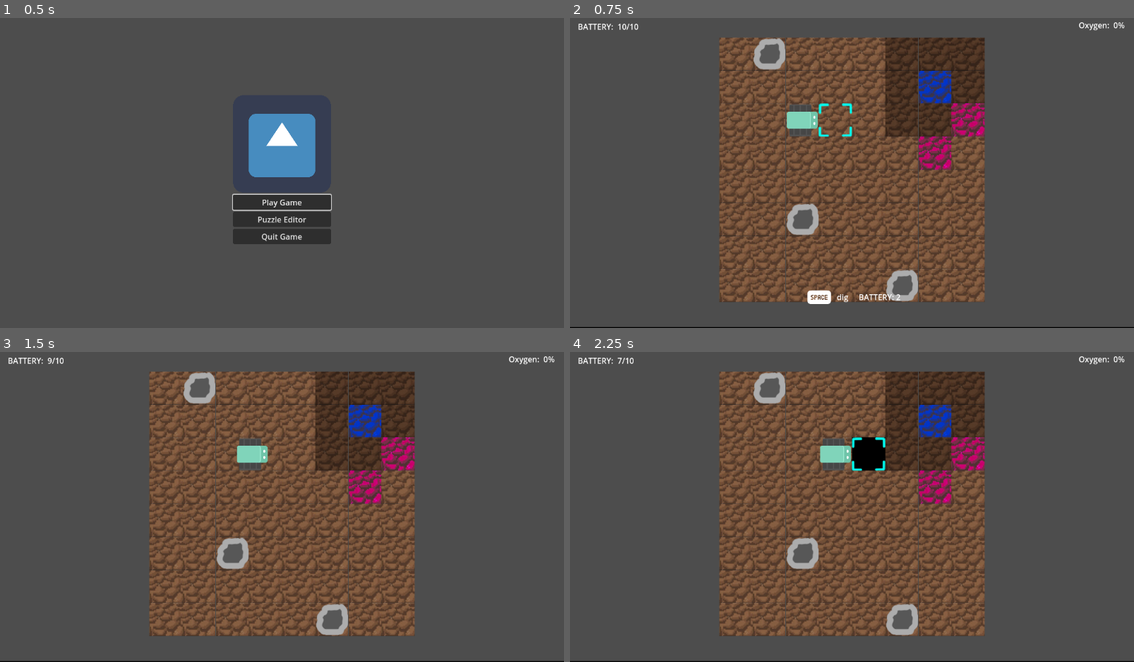
Above: before the commit, frames 1-4 (two rows, left to right).
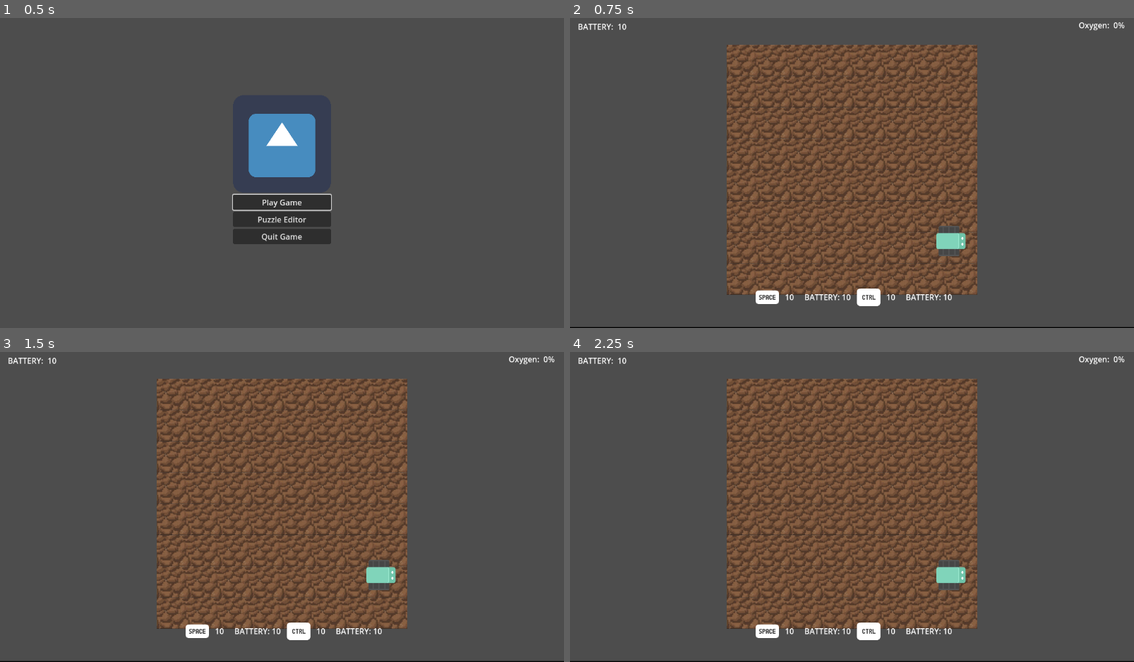
Above: after the commit, the same moments.

Repository: bardunbar/galway-game-jam-23
Game: Godot game, scene res://screens/main_menu/main_menu_scene.tscn
Two runs of this game, one before a commit and one after it. Both use one fixed random seed, a clock stepped at 60 frames per second and the inputs below. The engine's default icon, where the game draws it, is replaced by a stand-in: a white triangle on a blue panel in a dark square.
Inputs (mouse positions are in pixels of both pictures, inside the frame that each line leads up to):
- Up to frame 1 (0.5 s): no input
- Up to frame 2 (0.75 s): click "Play Game" at 0.5 s
- Up to frame 3 (1.5 s): tap Enter at 1.25 s; move the mouse to (406, 488) at 1.27 s; press the mouse at (406, 488) at 1.28 s; hold Right (move_right) from 1.28 s (still down)
- Up to frame 4 (2.25 s): tap Space (Action_1) at 2, 2.1 s; move the mouse to (739, 519) at 2.02 s; release Right (move_right) at 2.03 s; release the mouse at (739, 519) at 2.03 s; hold Down (move_down) from 2.03 s (still down)

Frame 1 is identical in both runs. In frame 2, 22% of the frame differs, in the area x 10-74%, y 1-93%; in frame 3, 22%; in frame 4, 22%, in the area x 8-74%, y 1-93%.
Error before the commit: Invalid call. Nonexistent function 'update_oxygen_level' in base 'Node2D (Grid)'. (res://screens/game/game_script.gd:34)
Error after the commit: Trying to assign value of type 'Node2D' to a variable of type 'player.gd'. (res://screens/game/game_script.gd:9)

Commit message:
Start of tile changing

Diff:
--- a/project/project.godot
+++ b/project/project.godot
@@ -65,6 +65,11 @@
 "events": [Object(InputEventKey,"resource_local_to_scene":false,"resource_name":"","device":-1,"window_id":0,"alt_press …(195 unchanged characters)…
 ]
 }
+mouse_down={
+"deadzone": 0.2,
+"events": [Object(InputEventMouseButton,"resource_local_to_scene":false,"resource_name":"","device":-1,"window_id":0,"alt_pressed":false,"shift_pressed":false,"ctrl_pressed":false,"meta_pressed":false,"button_mask":0,"position":Vector2(0, 0),"global_position":Vector2(0, 0),"factor":1.0,"button_index":1,"canceled":false,"pressed":false,"double_click":false,"script":null)
+]
+}
 
 [rendering]
 
--- a/project/screens/game/Player.tscn
+++ b/project/screens/game/Player.tscn
@@ -4,6 +4,21 @@
 [ext_resource type="Texture2D" uid="uid://dxu06wcr35n26" path="res://assets/textures/spritesheet_robotsTop.png" id="1_24xae"]
 [ext_resource type="AudioStream" uid="uid://cmiatyat7irk6" path="res://assets/sounds/sfx/interact.ogg" id="3_qk4c7"]
 [ext_resource type="AudioStream" uid="uid://d0yej8xaw17en" path="res://assets/sounds/sfx/low_on_battery.ogg" id="4_64xwq"]
+
+[sub_resource type="Animation" id="Animation_5unck"]
+length = 0.001
+tracks/0/type = "value"
+tracks/0/imported = false
+tracks/0/enabled = true
+tracks/0/path = NodePath("Sprite2D:modulate")
+tracks/0/interp = 1
+tracks/0/loop_wrap = true
+tracks/0/keys = {
+"times": PackedFloat32Array(0),
+"transitions": PackedFloat32Array(1),
+"update": 0,
+"values": [Color(1, 1, 1, 1)]
+}
 
 [sub_resource type="Animation" id="Animation_24xae"]
 resource_name = "low_on_battery"
@@ -20,21 +35,6 @@
 "transitions": PackedFloat32Array(1, 1, 1),
 "update": 0,
 "values": [Color(1, 1, 1, 1), Color(1, 0, 0, 1), Color(1, 1, 1, 1)]
-}
-
-[sub_resource type="Animation" id="Animation_5unck"]
-length = 0.001
-tracks/0/type = "value"
-tracks/0/imported = false
-tracks/0/enabled = true
-tracks/0/path = NodePath("Sprite2D:modulate")
-tracks/0/interp = 1
-tracks/0/loop_wrap = true
-tracks/0/keys = {
-"times": PackedFloat32Array(0),
-"transitions": PackedFloat32Array(1),
-"update": 0,
-"values": [Color(1, 1, 1, 1)]
 }
 
 [sub_resource type="AnimationLibrary" id="AnimationLibrary_5unck"]
--- a/project/screens/game/game_scene.tscn
+++ b/project/screens/game/game_scene.tscn
@@ -23,6 +23,7 @@
 
 [node name="Player" parent="." instance=ExtResource("5_6vlqa")]
 position = Vector2(202, 146)
+script = null
 
 [node name="Camera2D" type="Camera2D" parent="."]
 position_smoothing_enabled = true
--- a/project/screens/game/grid/grid.gd
+++ b/project/screens/game/grid/grid.gd
@@ -10,6 +10,8 @@
 
 var game: GameScript
 var current_tiles: Array[Array]
+
+signal on_mouse_entered_tile(tile:Tile)
 
 func make_random_tiles(num_tiles: int, tile_action: TileGlobals.TILE_TYPE):
 	for i in range(num_tiles):
@@ -113,6 +115,7 @@
 				tile = current_tiles[i][j]
 			if tile == null:
 				tile = tile_class.instantiate() as Tile
+				tile.connect("on_mouse_entered_tile", _on_mouse_entered_tile)
 				current_tiles[i].append(tile)
 				add_child(tile)
 			tile.position.x = (tile_size * (j + 0.5))
@@ -130,3 +133,6 @@
 
 func get_grid_tile_height():
 	return grid_height * tile_size
+
+func _on_mouse_entered_tile(tile:Tile):
+	on_mouse_entered_tile.emit(tile)
--- a/project/screens/game/grid/tile.gd
+++ b/project/screens/game/grid/tile.gd
@@ -1,5 +1,5 @@
 class_name Tile
-extends Node2D
+extends Area2D
 
 @onready var current_texture_component: Sprite2D = $CurrentTexture
 @onready var highlight_texture_component: Sprite2D = $HighlightTexture
@@ -19,6 +19,8 @@
 var current_state: TileGlobals.TILE_TYPE
 var pending_actions: Array[TileGlobals.TILE_ACTION]
 
+signal on_mouse_entered_tile(tile:Tile)
+
 func blink() -> void:
 	if pending_actions.find(TileGlobals.TILE_ACTION.TOXIC) != -1:
 		do_toxic_action(false)
@@ -192,3 +194,7 @@
 	diagonal_tiles.append(grid.get_tile(int(grid_position.x - 1), int(grid_position.y + 1)))
 
 	return diagonal_tiles
+
+func _on_input_event(viewport: Node, event: InputEvent, shape_idx: int) -> void:
+	if event.is_action_pressed("mouse_down") and event is InputEventMouseButton:
+		on_mouse_entered_tile.emit(self)
--- a/project/screens/game/grid/tile.tscn
+++ b/project/screens/game/grid/tile.tscn
@@ -11,7 +11,9 @@
 [ext_resource type="Texture2D" uid="uid://c6mhwnkcpj0sx" path="res://assets/textures/hole_placeholder_texture.png" id="8_q4v6p"]
 [ext_resource type="Texture2D" uid="uid://b3nuvi7xb8pwm" path="res://assets/textures/rock_placeholder_texture.png" id="9_cbw23"]
 
-[node name="Tile" type="Node2D"]
+[sub_resource type="RectangleShape2D" id="RectangleShape2D_cbw23"]
+
+[node name="Tile" type="Area2D"]
 script = ExtResource("1_6oxcn")
 ground_texture = ExtResource("2_xi6y3")
 water_texture = ExtResource("3_3sxbs")
@@ -31,3 +33,8 @@
 z_index = 1
 scale = Vector2(0.994417, 1)
 texture = ExtResource("3_3sxbs")
+
+[node name="CollisionShape2D" type="CollisionShape2D" parent="."]
+shape = SubResource("RectangleShape2D_cbw23")
+
+[connection signal="input_event" from="." to="." method="_on_input_event"]
--- a/project/screens/puzzle_editor/puzzle_editor.gd
+++ b/project/screens/puzzle_editor/puzzle_editor.gd
@@ -11,6 +11,7 @@
 var grid_height: int = 1
 var difficulty: int = 1
 var time_until_humans: int = 100
+var last_hovered_tile: Tile
 
 func _on_test_button_pressed() -> void:
 	pass # Replace with function body.
@@ -21,11 +22,18 @@
 func _ready() -> void:
 	grid.build_grid(grid_width, grid_height)
 	camera.zoom_to_fit(grid.get_grid_tile_width(), grid.get_grid_tile_height())
+	grid.connect("on_mouse_entered_tile", _on_mouse_entered_tile)
 
 func _input(event: InputEvent) -> void:
 	if event.is_action_pressed("game_open_play_menu"):
 		interface_layer.add_child(play_menu.instantiate())
 		get_viewport().set_input_as_handled()
+
+func _on_mouse_entered_tile(tile: Tile):
+	if last_hovered_tile != null:
+		last_hovered_tile.highlight_tile(false)
+	last_hovered_tile = tile
+	tile.highlight_tile(true)
 
 func _on_planet_name_text_submitted(new_text: String) -> void:
 	planet_name = new_text
--- a/project/screens/puzzle_editor/puzzle_editor.tscn
+++ b/project/screens/puzzle_editor/puzzle_editor.tscn
@@ -29,6 +29,9 @@
 layout_mode = 2
 text = "Test Puzzle
 "
+
+[node name="HSeparator" type="HSeparator" parent="InterfaceLayer/VBoxContainer"]
+layout_mode = 2
 
 [node name="PlanetName" type="LineEdit" parent="InterfaceLayer/VBoxContainer"]
 layout_mode = 2
@@ -63,6 +66,23 @@
 max_value = 2000
 increment = 100
 
+[node name="TileOptionsContainer" type="VBoxContainer" parent="InterfaceLayer"]
+anchors_preset = 1
+anchor_left = 1.0
+anchor_right = 1.0
+offset_left = -295.0
+offset_top = 24.0
+offset_right = -30.0
+offset_bottom = 635.0
+grow_horizontal = 0
+
+[node name="TileGrid" type="GridContainer" parent="InterfaceLayer/TileOptionsContainer"]
+layout_mode = 2
+
+[node name="CheckButton" type="CheckButton" parent="InterfaceLayer/TileOptionsContainer"]
+layout_mode = 2
+text = "Player Here"
+
 [node name="Grid" parent="." instance=ExtResource("2_ajwto")]
 
 [node name="Camera2D" type="Camera2D" parent="."]
Not shown: 1 places in project/screens/game/grid/tile.tscn that only renumber resources
